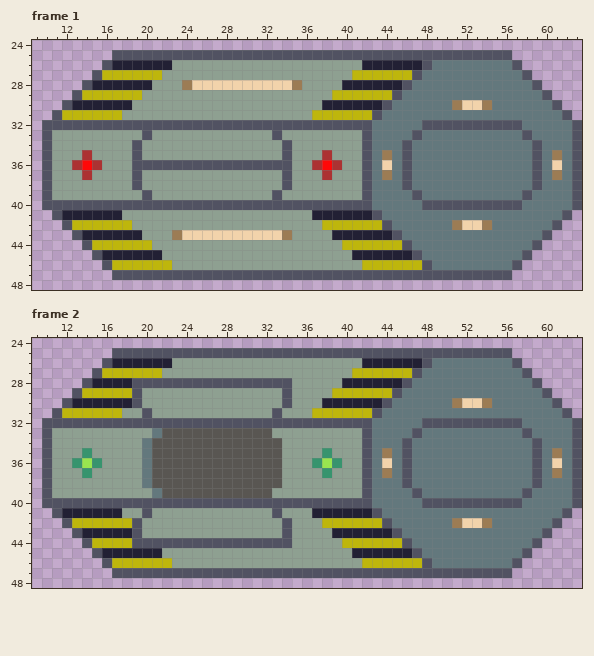
Pixel-art file: assets/Sprites/Chest/Chest.aseprite. The picture above is the old version.
64x64 pixels, 2 frames. Shown: frame 1: x 9..63, y 24..48; frame 2: x 9..63, y 24..48. The commit also changed other frames, which this record leaves out.
The same view after the edit:
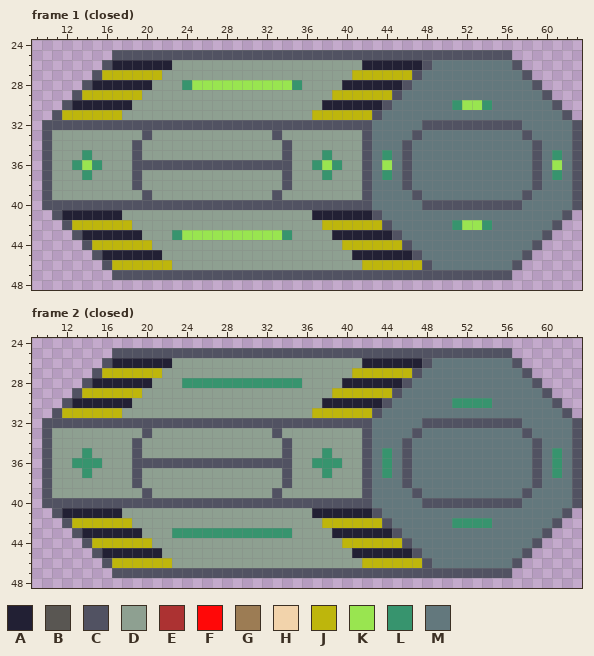
Palette (. is transparent): A #222034  B #595652  C #515262  D #8ea091  E #ac3232  F #ff0808  G #9c7c54  H #f2d3ab  J #beb60c  K #99e550  L #37946e  M #63787d
Message: Arreglado sprite cofre
The edit:
{"where": "frame 1 (closed), layer \"cofre\""}
{"frame":1,"y":28,"x":24,"old":"GHHHHHHHHHHG","new":"LKKKKKKKKKKL"}
{"frame":1,"y":30,"x":51,"old":"GHHG","new":"LKKL"}
{"frame":1,"y":35,"x":14,"old":"E","new":"L"}
{"frame":1,"y":35,"x":38,"old":"E","new":"L"}
{"frame":1,"y":35,"x":44,"old":"G","new":"L"}
{"frame":1,"y":35,"x":61,"old":"G","new":"L"}
{"frame":1,"y":36,"x":13,"old":"EFE","new":"LKL"}
{"frame":1,"y":36,"x":37,"old":"EFE","new":"LKL"}
{"frame":1,"y":36,"x":44,"old":"H","new":"K"}
{"frame":1,"y":36,"x":61,"old":"H","new":"K"}
{"frame":1,"y":37,"x":14,"old":"E","new":"L"}
{"frame":1,"y":37,"x":38,"old":"E","new":"L"}
{"frame":1,"y":37,"x":44,"old":"G","new":"L"}
{"frame":1,"y":37,"x":61,"old":"G","new":"L"}
{"frame":1,"y":42,"x":51,"old":"GHHG","new":"LKKL"}
{"frame":1,"y":43,"x":23,"old":"GHHHHHHHHHHG","new":"LKKKKKKKKKKL"}
{"where": "frame 2 (closed), layer \"cofre\""}
{"frame":2,"y":28,"x":19,"old":"CCCCCCCCCCCCCCCCD","new":"AADDDLLLLLLLLLLLL"}
{"frame":2,"y":29,"x":19,"old":"C","new":"J"}
{"frame":2,"y":29,"x":34,"old":"C","new":"D"}
{"frame":2,"y":30,"x":19,"old":"C","new":"D"}
{"frame":2,"y":30,"x":34,"old":"C","new":"D"}
{"frame":2,"y":30,"x":51,"old":"GHHG","new":"LLLL"}
{"frame":2,"y":31,"x":20,"old":"C","new":"D"}
{"frame":2,"y":31,"x":33,"old":"C","new":"D"}
{"frame":2,"y":33,"x":20,"old":"DMBBBBBBBBBBBD","new":"CDDDDDDDDDDDDC"}
{"frame":2,"y":34,"x":19,"old":"DMBBBBBBBBBBBBBD","new":"CDDDDDDDDDDDDDDC"}
{"frame":2,"y":35,"x":19,"old":"DMBBBBBBBBBBBBBD","new":"CDDDDDDDDDDDDDDC"}
{"frame":2,"y":35,"x":44,"old":"G","new":"L"}
{"frame":2,"y":35,"x":61,"old":"G","new":"L"}
{"frame":2,"y":36,"x":14,"old":"K","new":"L"}
{"frame":2,"y":36,"x":19,"old":"DMBBBBBBBBBBBBBD","new":"CCCCCCCCCCCCCCCC"}
{"frame":2,"y":36,"x":38,"old":"K","new":"L"}
{"frame":2,"y":36,"x":44,"old":"H","new":"L"}
{"frame":2,"y":36,"x":61,"old":"H","new":"L"}
{"frame":2,"y":37,"x":19,"old":"DMBBBBBBBBBBBBBD","new":"CDDDDDDDDDDDDDDC"}
{"frame":2,"y":37,"x":44,"old":"G","new":"L"}
{"frame":2,"y":37,"x":61,"old":"G","new":"L"}
{"frame":2,"y":38,"x":19,"old":"DMBBBBBBBBBBBBBD","new":"CDDDDDDDDDDDDDDC"}
{"frame":2,"y":39,"x":20,"old":"DMBBBBBBBBBBBD","new":"CDDDDDDDDDDDDC"}
{"frame":2,"y":41,"x":20,"old":"C","new":"D"}
{"frame":2,"y":41,"x":33,"old":"C","new":"D"}
{"frame":2,"y":42,"x":19,"old":"C","new":"D"}
{"frame":2,"y":42,"x":34,"old":"C","new":"D"}
{"frame":2,"y":42,"x":51,"old":"GHHG","new":"LLLL"}
{"frame":2,"y":43,"x":19,"old":"C","new":"A"}
{"frame":2,"y":43,"x":23,"old":"DDDDDDDDDDDC","new":"LLLLLLLLLLLL"}
{"frame":2,"y":44,"x":19,"old":"CCCCCCCCCCCCCCCC","new":"JJDDDDDDDDDDDDDD"}
